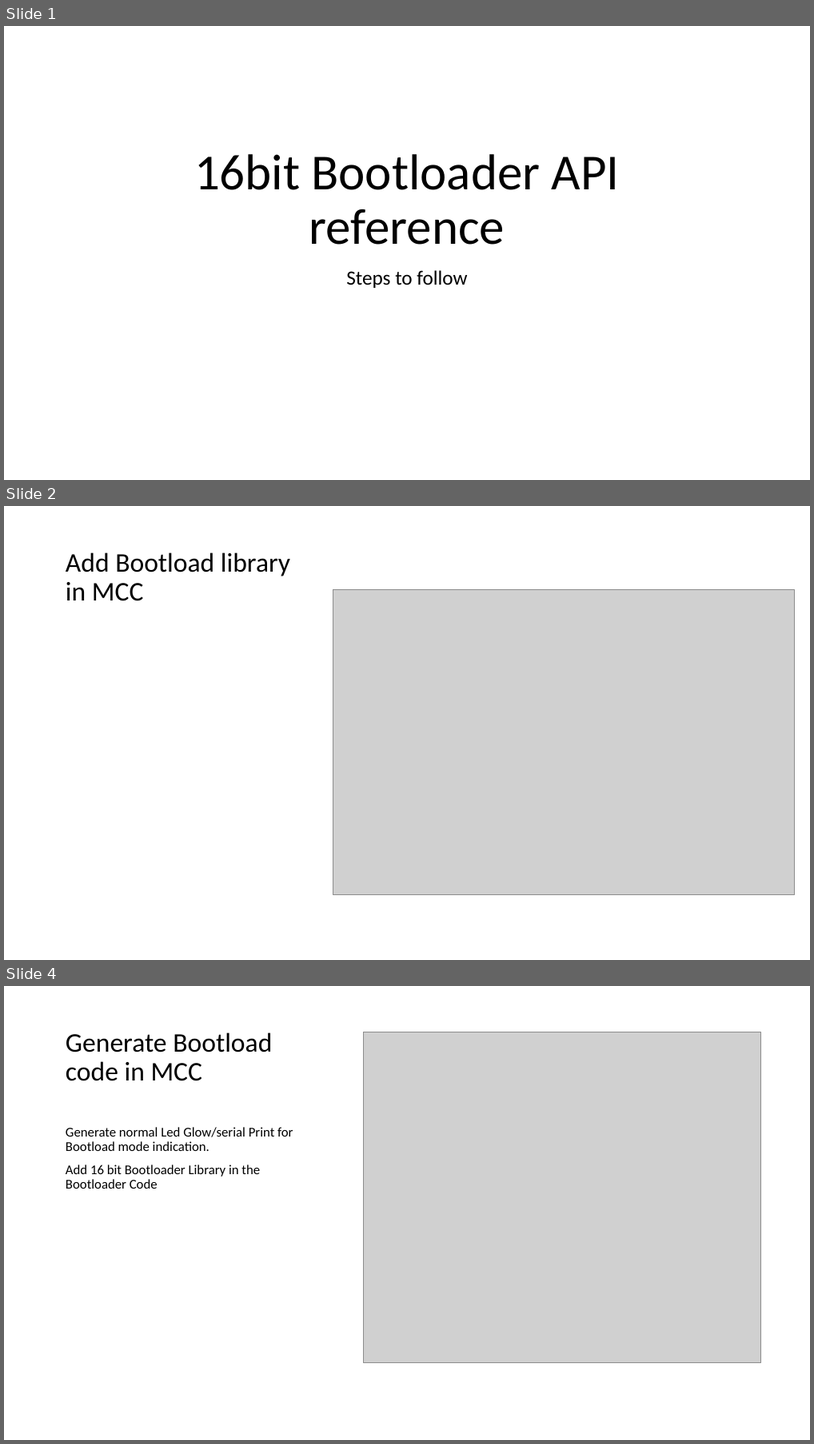
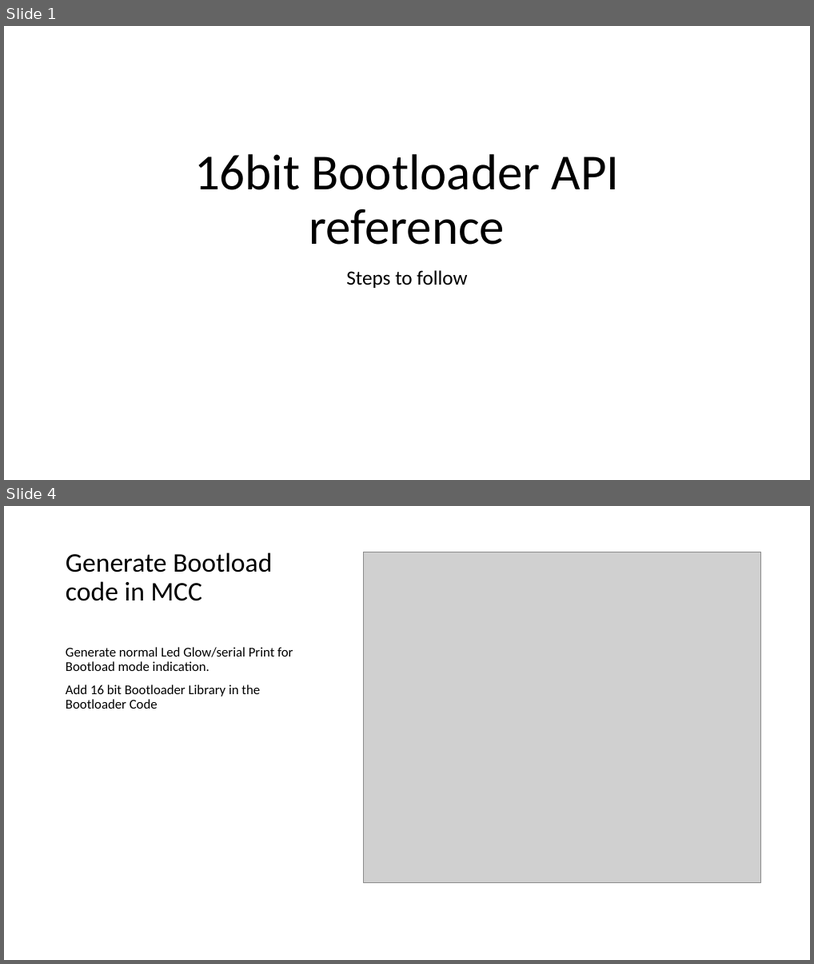
Before and after one commit to sandeepsingh4486/Test, a slide deck: 16bit Bootloader API reference.pptx. Shown one above the other, each under a label of ours: slides 1, 2 and 4 before the commit, slides 1 and 4 after it; the slides between them are not shown. The pictures are 814x1444 and 814x964 pixels, drawn with LibreOffice and Linux fonts; fonts in the diff are those of the drawing; grey boxes stand for pictures. Boxes give left, top, right and bottom in pixels: in the first picture for what was removed or moved away, otherwise in the second. Text is boxed around its words. In the diff, an @@ line names an element or a change of style, - is before the commit and + after.

```diff
--- a/16bit Bootloader API reference.pptx
+++ b/16bit Bootloader API reference.pptx
@@ slide 2 removed at <box>4,506,810,960</box>, background #FFFFFF @@
@@ title removed at <box>66,552,290,601</box> @@
-Add Bootload library in MCC
@@ picture removed at <box>333,589,794,894</box> @@
```
Also in this commit, not shown: 2 slides changed, 2 slides added, 1 other slide removed, 2 other files.
